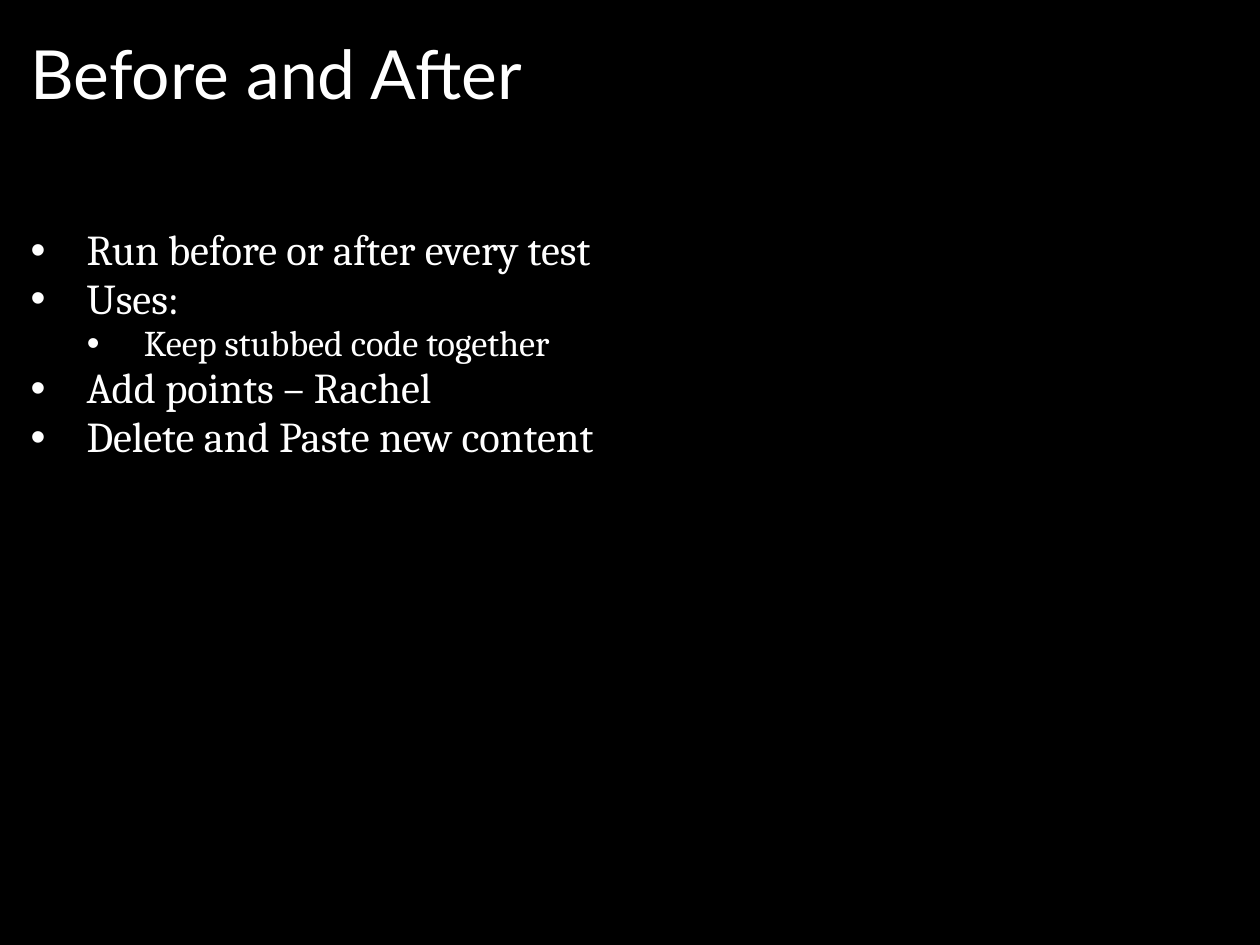
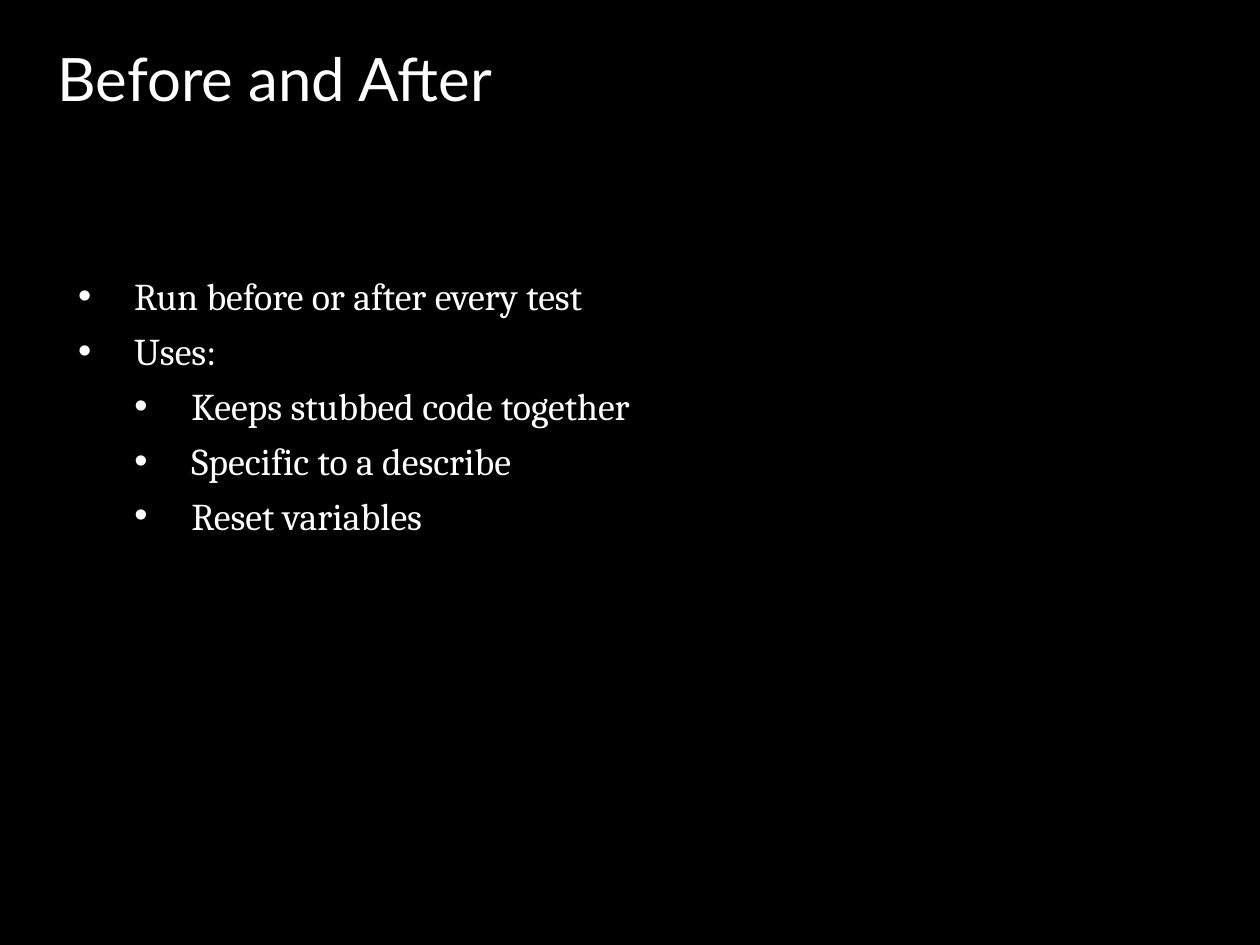
Before and after one commit to jomontanari/JasmineBowlingGame, a slide deck: slide 9 of TestingJavaScript_with_Jasmine.ppt. Drawn at 1260x945 pixels with LibreOffice and Linux fonts; fonts in the diff are those of the drawing; background and template pictures are left out. Boxes give left, top, right and bottom in pixels: in the first picture for what was removed or moved away, otherwise in the second. Text is boxed around its words. In the diff, an @@ line names an element or a change of style, - is before the commit and + after.

Commit message:
Updated ppt

```diff
--- a/TestingJavaScript_with_Jasmine.ppt
+++ b/TestingJavaScript_with_Jasmine.ppt
@@ title "Before and After": place and size @@
-title "Before and After" at box(31, 49, 522, 100)
+title "Before and After" at box(57, 57, 493, 102)
@@ title "Before and After" at box(57, 57, 493, 102): size 43 to 38 pt @@
@@ text "Run before or after every ...": place and size @@
-text "Run before or after every ..." at box(87, 235, 594, 453)
+text "Run before or after every ..." at box(134, 283, 630, 531)
@@ text at box(134, 283, 582, 366): size 27 to 24 pt in "Run before or after every test", "Uses:"; line spacing 0.95 to 1; more space between paragraphs @@
@@ text at box(191, 393, 630, 531): text changed; size 27 to 24 pt @@
-  • Keep stubbed code together
-• Add points – Rachel
-• Delete and Paste new content
+  • Keeps stubbed code together
+  • Specific to a describe
+  • Reset variables
```
Also in this commit, not shown: 8 other slides changed.
